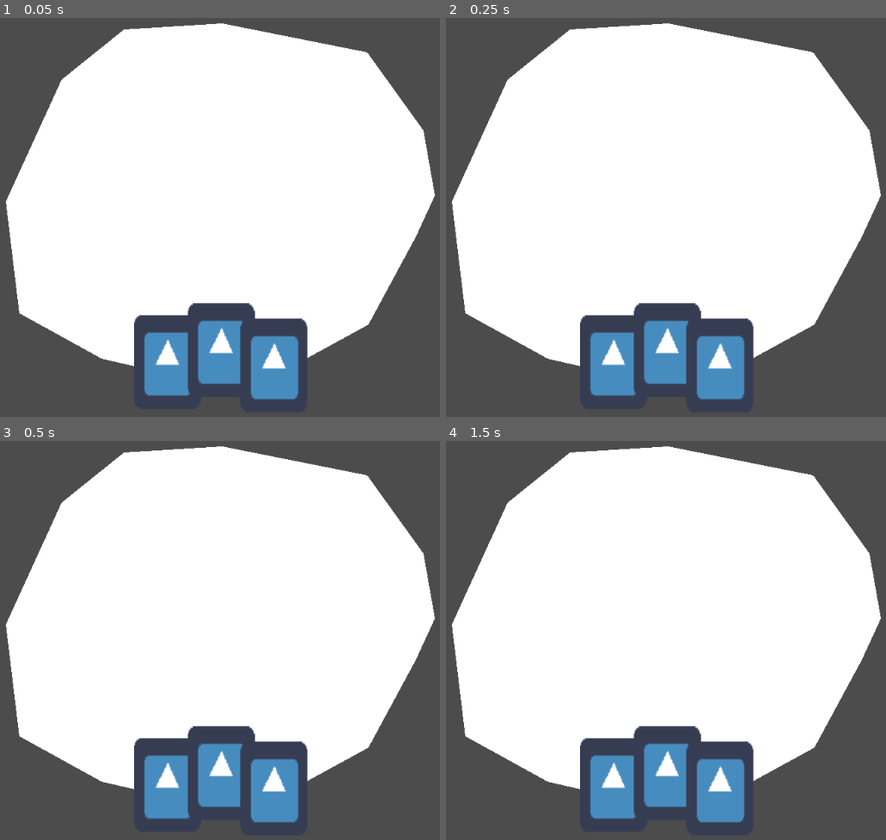
Above: before the commit, frames 1-4 (two rows, left to right).
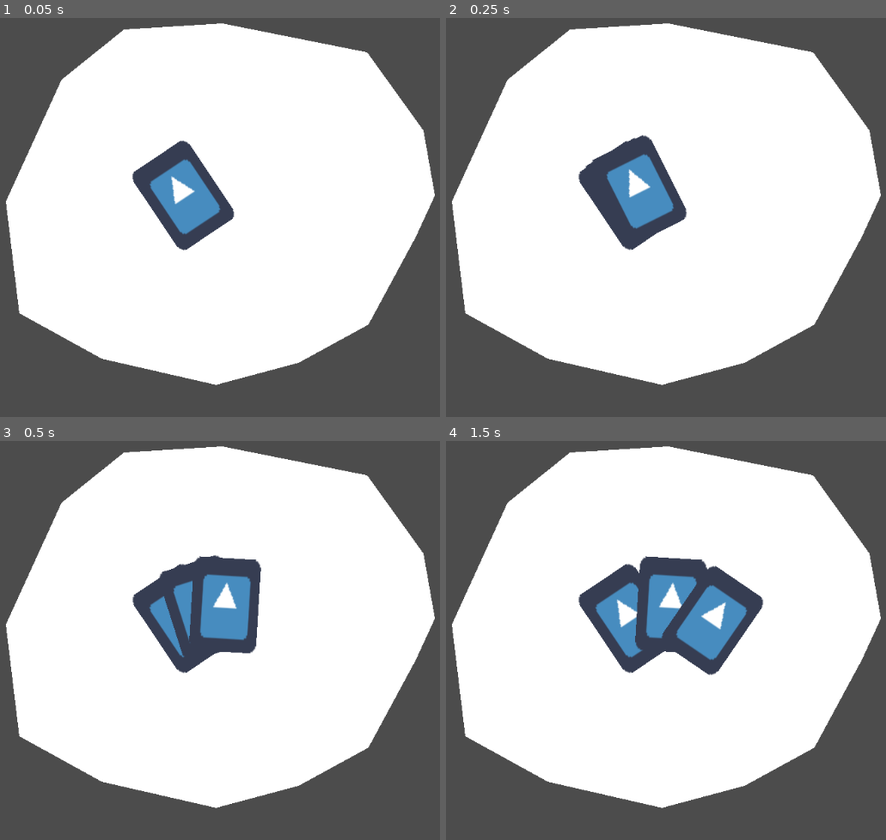
Above: after the commit, the same moments.

Repository: AbeVos/ggj-2022
Game: Godot game, scene res://Board.tscn
Same seed, same stepped clock (60 frames per second), same inputs: the game is played once before the commit and once after it. The engine's default icon, where the game draws it, is replaced by a stand-in: a white triangle on a blue panel in a dark square.
Inputs (mouse positions are in pixels of both pictures, inside the frame that each line leads up to):
- Up to frame 1 (0.05 s): no input
- Up to frame 2 (0.25 s): no input
- Up to frame 3 (0.5 s): no input
- Up to frame 4 (1.5 s): drag from (613, 784) to (745, 552) at 0.52 s; tap Enter at 1.25 s; drag from (666, 772) to (639, 720) at 1.27 s

The runs differ from the first frame. In frame 1, 11% of the frame differs, in the area x 30-70%, y 30-96%; in frame 2, 11%; in frame 3, 13%; in frame 4, 15%, in the area x 30-73%, y 28-96%.

Commit message:
Tween cards

Diff:
--- a/Board.tscn
+++ b/Board.tscn
@@ -5,7 +5,7 @@
 
 [sub_resource type="Curve2D" id=1]
 _data = {
-"points": PoolVector2Array( -46.6171, 68.0357, 46.6171, -68.0357, -106, 41, -25.1984, -62.9961, 25.1984, 62.9961, 110, 50 )
+"points": PoolVector2Array( -36.5377, 25.1984, 36.5377, -25.1984, -62, 13, -46.6171, -32.758, 46.6171, 32.758, 62, 16 )
 }
 
 [node name="Board" type="Node2D"]
@@ -16,10 +16,8 @@
 polygon = PoolVector2Array( 2, 286, 125, 253, 229, 196, 300, 64, 328, 3, 311, -94, 227, -211, 11, -254, -135, -245, -228, -170, -311, 12, -291, 179, -168, 247 )
 
 [node name="Hand" type="Node2D" parent="."]
-position = Vector2( 495, 504 )
+position = Vector2( 505, 256 )
 script = ExtResource( 3 )
 
-[node name="Cards" type="Node2D" parent="Hand"]
-
-[node name="Path" type="Path2D" parent="Hand"]
+[node name="Cards" type="Path2D" parent="Hand"]
 curve = SubResource( 1 )
--- a/cards/hand-card.gd
+++ b/cards/hand-card.gd
@@ -5,11 +5,16 @@
 
 export(Resource) var card_resource setget set_resource
 
+var active = false
 var dragging = false
 
 
+func _ready():
+    $Area.visible = false
+
+
 func _on_Area_input_event(viewport, event, shape_idx):
-    print(name)
+    print(self)
 
     # TODO: Check if mouse is pressed and start dragging the card.
 
@@ -24,3 +29,7 @@
     card_resource = value
 
     # TODO: Update sprite etc.
+
+
+func activate():
+    $Area.visible = true
--- a/cards/hand.gd
+++ b/cards/hand.gd
@@ -4,26 +4,44 @@
 
 export(int) var cards_in_hand = 3
 
+var card_tween
+
 
 func _ready():
-    var curve = $Path.curve
+	card_tween = Tween.new()
+	add_child(card_tween)
 
-    # Draw random cards.
-    for idx in range(cards_in_hand):
-        var card = draw_card()
-        $Cards.add_child(card)
+	draw_hand()
 
-        # TODO: Display card.
-        var progress = (idx + 0.5) / cards_in_hand * curve.get_baked_length()
 
-        var position = curve.interpolate_baked(progress)
-        print(position)
-        card.position = position
+func draw_hand():
+	# Draw random cards.
+	for idx in range(cards_in_hand):
+		var card = draw_card()
+
+		var follower = PathFollow2D.new()
+		follower.add_child(card)
+		$Cards.add_child(follower)
+
+	var followers = $Cards.get_children()
+	for idx in range(len(followers)):
+		var offset = float(idx) / (len(followers) - 1)
+		var follower = followers[idx]
+
+		card_tween.interpolate_property(
+			follower, "unit_offset",
+			0, offset, 1.0,
+			Tween.TRANS_QUAD, Tween.EASE_IN_OUT)
+
+	card_tween.start()
+
+	yield(card_tween, "tween_all_completed")
+	print("Done")
 
 
 func draw_card():
-    var card = card_scene.instance()
+	var card = card_scene.instance()
 
-    # TODO: Assign a random resource.
+	# TODO: Assign a random resource.
 
-    return card
+	return card
--- a/project.godot
+++ b/project.godot
@@ -16,7 +16,7 @@
 
 [editor_plugins]
 
-enabled=PoolStringArray( "res://addons/google_sheet/plugin.cfg" )
+enabled=PoolStringArray(  )
 
 [physics]
 
Not shown, changed: .gitignore
